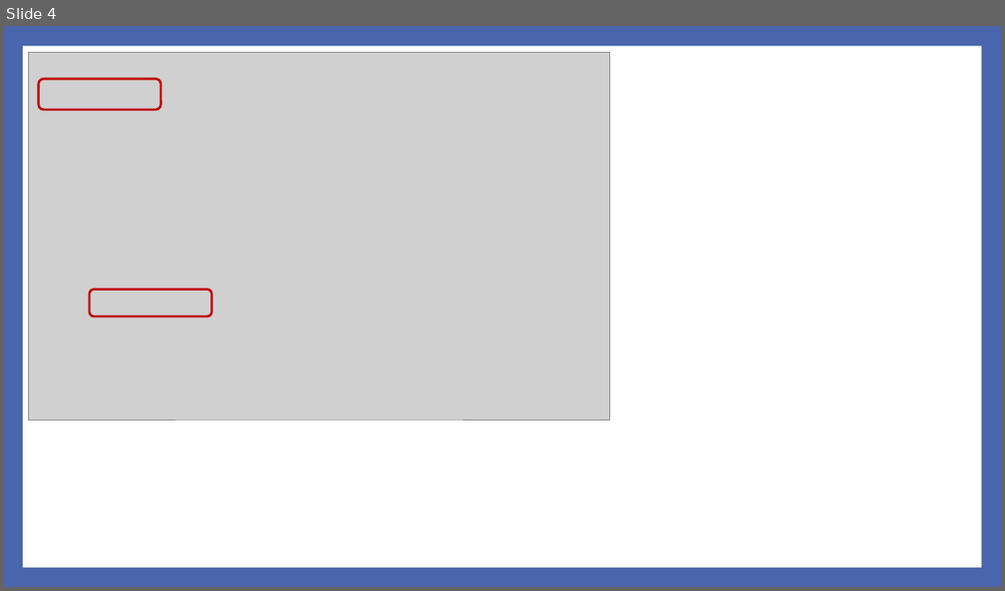
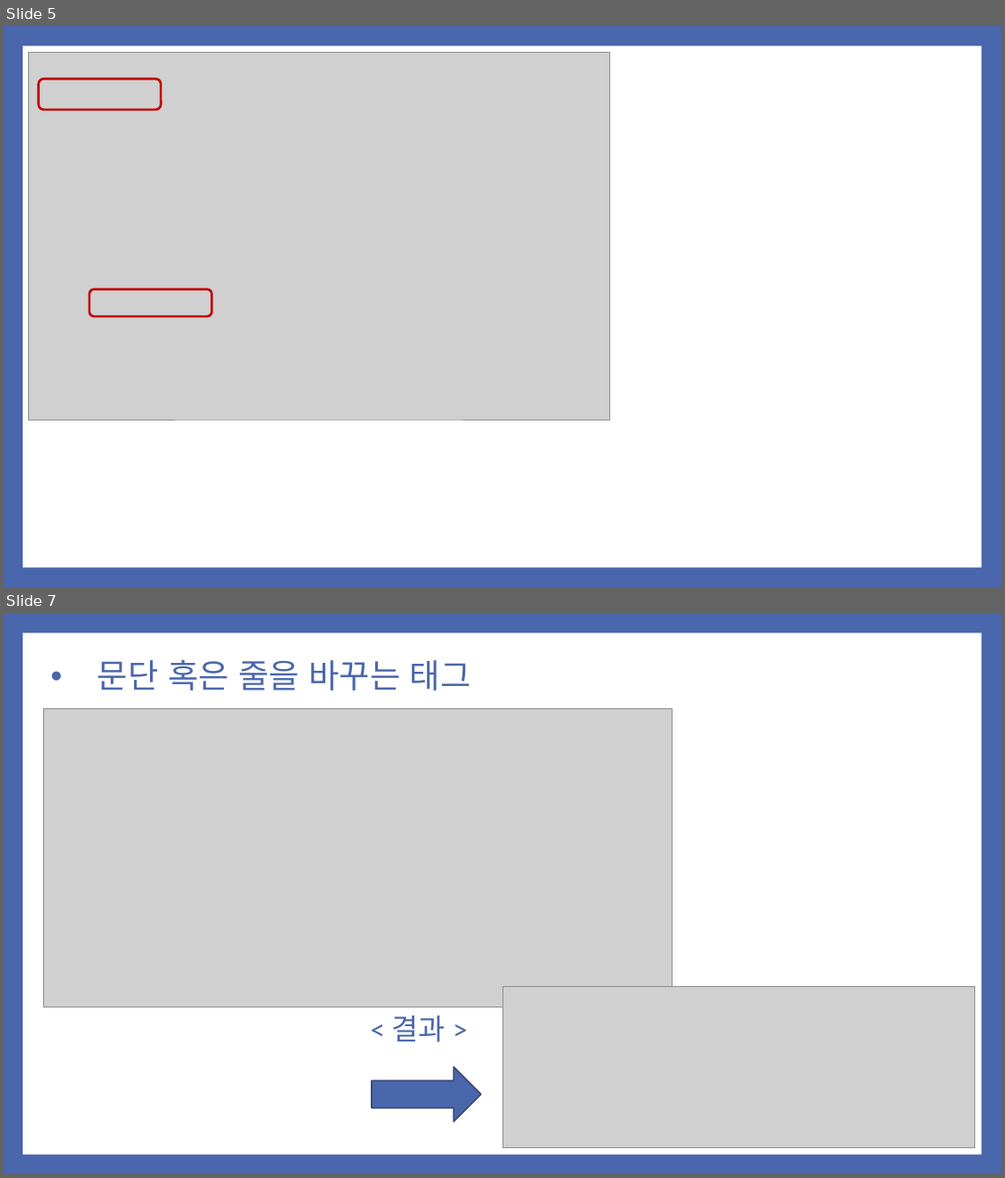
Before and after one commit to noheul1030/KOPO-HTML, a slide deck: 과제PPT/기업업무 1강.pptx. Shown one above the other, each under a label of ours: slide 4 before the commit, slides 5 and 7 after it; the slides between them are not shown. The pictures are 1005x591 and 1005x1178 pixels, drawn with LibreOffice and Linux fonts; fonts in the diff are those of the drawing; grey boxes stand for pictures. Boxes give left, top, right and bottom in pixels: in the first picture for what was removed or moved away, otherwise in the second. Text is boxed around its words. In the diff, an @@ line names an element or a change of style, - is before the commit and + after.

```diff
--- a/과제PPT/기업업무 1강.pptx
+++ b/과제PPT/기업업무 1강.pptx
@@ slide 7 added at (4, 613, 1001, 1174), background #4A66AC; not listed: 1 template element that a slide beside it also shows @@
@@ title added at (97, 659, 471, 690), 32 pt, text #4A66AC @@
+• 문단 혹은 줄을 바꾸는 태그
@@ picture added at (43, 709, 672, 1007) @@
@@ picture added at (502, 986, 975, 1148) @@
@@ text added at (391, 1015, 445, 1042), 28 pt, text #4A66AC @@
+< 결과 >
@@ right arrow added at (372, 1067, 481, 1121), fill #4A66AC, outline #374B7F 1.5 pt @@
@@ what was slide 4 is now slide 5 @@
```
Also in this commit, not shown: 21 other slides added, 4 slides removed.
